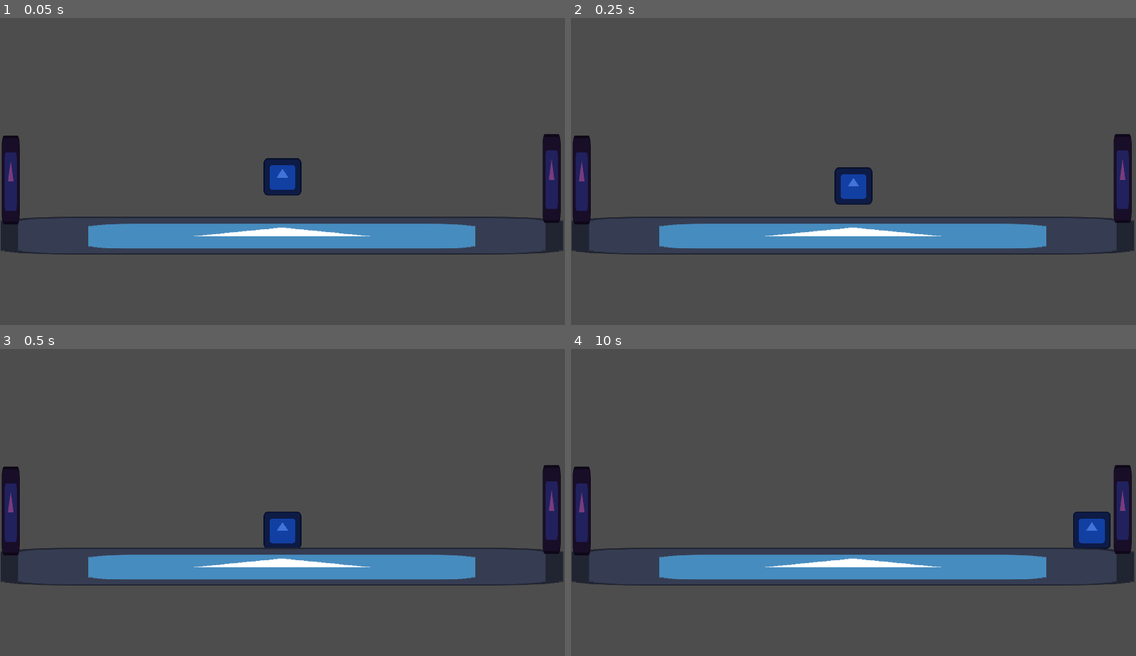
Above: before the commit, frames 1-4 (two rows, left to right).
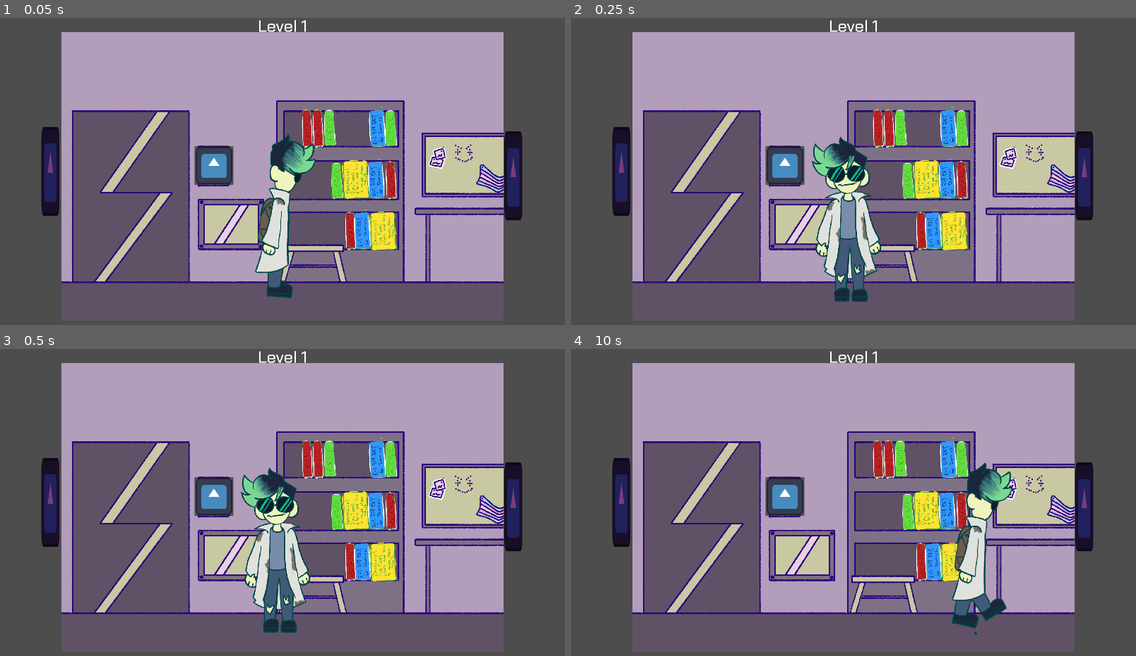
Above: after the commit, the same moments.

Repository: JayDMil/Palindrome-Peril
Game: Godot game, scene res://scenes/levels/level_1.tscn
The game is run twice, just before and just after one commit, with the same random seed, the same clock (stepped at 60 frames per second) and the same inputs. The engine's default icon, where the game draws it, is replaced by a stand-in: a white triangle on a blue panel in a dark square.
Inputs (mouse positions are in pixels of both pictures, inside the frame that each line leads up to):
- Up to frame 1 (0.05 s): no input
- Up to frame 2 (0.25 s): no input
- Up to frame 3 (0.5 s): no input
- Up to frame 4 (10 s): click (1006, 490) at 0.52 s; tap Enter at 1.25 s; hold Right (walk_right) 1.28-2.78 s; hold Left (walk_left) 2.78-3.53 s; hold Right (walk_right) 3.53-5.03 s; tap Escape (pause) at 4.9 s; hold Left (walk_left) 5.03-5.78 s; hold Right (walk_right) 5.78-6.53 s; hold Left (walk_left) 6.53-8.03 s; hold Right (walk_right) from 8.03 s (still down)

The runs differ from the first frame. In frame 1, 78% of the frame differs, in the area x 0-100%, y 0-99%; in frame 2, 78%; in frame 3, 78%; in frame 4, 78%.

Commit message:
level 1 done!

Diff:
--- a/project.godot
+++ b/project.godot
@@ -14,6 +14,10 @@
 run/main_scene="res://scenes/levels/level_1.tscn"
 config/features=PackedStringArray("4.2", "Forward Plus")
 config/icon="res://icon.svg"
+
+[autoload]
+
+NextLevel_Script="*res://scripts/next_level.gd"
 
 [display]
 
@@ -41,6 +45,12 @@
 , Object(InputEventKey,"resource_local_to_scene":false,"resource_name":"","device":-1,"window_id":0,"alt_pressed":false,"shift_pressed":false,"ctrl_pressed":false,"meta_pressed":false,"pressed":false,"keycode":0,"physical_keycode":80,"key_label":0,"unicode":112,"echo":false,"script":null)
 ]
 }
+back={
+"deadzone": 0.5,
+"events": [Object(InputEventKey,"resource_local_to_scene":false,"resource_name":"","device":-1,"window_id":0,"alt_pressed":false,"shift_pressed":false,"ctrl_pressed":false,"meta_pressed":false,"pressed":false,"keycode":0,"physical_keycode":4194308,"key_label":0,"unicode":0,"echo":false,"script":null)
+, Object(InputEventKey,"resource_local_to_scene":false,"resource_name":"","device":-1,"window_id":0,"alt_pressed":false,"shift_pressed":false,"ctrl_pressed":false,"meta_pressed":false,"pressed":false,"keycode":0,"physical_keycode":81,"key_label":0,"unicode":113,"echo":false,"script":null)
+]
+}
 
 [rendering]
 
--- /dev/null
+++ b/scenes/keypad.tscn
@@ -0,0 +1,70 @@
+[gd_scene load_steps=7 format=3 uid="uid://ct3sls5trfbsq"]
+
+[ext_resource type="Texture2D" uid="uid://cilekm3j54pah" path="res://icon.svg" id="1_1o861"]
+[ext_resource type="Script" path="res://scripts/keypad.gd" id="1_umcx6"]
+[ext_resource type="Texture2D" uid="uid://cc7uqeshlww4r" path="res://assets/art/GJ_placeholder_keypad_01.png" id="4_s0jxo"]
+[ext_resource type="FontFile" uid="uid://mshv4o72biio" path="res://assets/Font/ChakraPetch-MediumItalic.ttf" id="5_axvmy"]
+[ext_resource type="FontFile" uid="uid://y6ht53e6m174" path="res://assets/Font/ChakraPetch-SemiBoldItalic.ttf" id="6_d0cgi"]
+[ext_resource type="FontFile" uid="uid://ch2dudecawva1" path="res://assets/Font/ChakraPetch-Medium.ttf" id="7_86mmp"]
+
+[node name="Keypad" type="Control"]
+layout_mode = 3
+anchors_preset = 0
+script = ExtResource("1_umcx6")
+
+[node name="Button" type="Button" parent="."]
+layout_mode = 0
+offset_right = 8.0
+offset_bottom = 8.0
+icon = ExtResource("1_1o861")
+
+[node name="popup_panel" type="Control" parent="."]
+visible = false
+layout_mode = 3
+anchors_preset = 0
+offset_left = 82.0
+offset_top = 92.0
+offset_right = 122.0
+offset_bottom = 132.0
+
+[node name="Sprite2D" type="Sprite2D" parent="popup_panel"]
+z_index = 20
+scale = Vector2(0.423565, 0.423565)
+texture = ExtResource("4_s0jxo")
+
+[node name="Keycode" type="TextEdit" parent="popup_panel"]
+z_index = 20
+custom_minimum_size = Vector2(400, 60)
+layout_mode = 0
+offset_left = -221.0
+offset_top = 193.0
+offset_right = 179.0
+offset_bottom = 253.0
+theme_override_fonts/font = ExtResource("5_axvmy")
+theme_override_font_sizes/font_size = 36
+placeholder_text = "Keycode: "
+
+[node name="EnterButton" type="Button" parent="popup_panel"]
+z_index = 20
+layout_mode = 0
+offset_left = 183.0
+offset_top = 199.0
+offset_right = 272.0
+offset_bottom = 249.0
+theme_override_fonts/font = ExtResource("6_d0cgi")
+theme_override_font_sizes/font_size = 32
+text = "Enter"
+
+[node name="YesNo_label" type="Label" parent="popup_panel"]
+z_index = 20
+layout_mode = 0
+offset_left = -104.0
+offset_top = -236.0
+offset_right = 112.0
+offset_bottom = -194.0
+theme_override_fonts/font = ExtResource("7_86mmp")
+theme_override_font_sizes/font_size = 32
+text = "Enter Keycode:"
+
+[connection signal="pressed" from="Button" to="." method="_on_button_pressed"]
+[connection signal="pressed" from="popup_panel/EnterButton" to="." method="_on_enter_button_pressed"]
--- /dev/null
+++ b/scenes/level_basics.tscn
@@ -0,0 +1,29 @@
+[gd_scene load_steps=4 format=3 uid="uid://vvvewgaanhnq"]
+
+[ext_resource type="Texture2D" uid="uid://dy1qe3w4hvnh" path="res://assets/art/GJ_placeholder_bg_01.png" id="1_46kkt"]
+[ext_resource type="PackedScene" uid="uid://0mb4o8vqfcvj" path="res://scenes/next_level.tscn" id="3_pmbej"]
+
+[sub_resource type="WorldBoundaryShape2D" id="WorldBoundaryShape2D_cp1qh"]
+distance = -564.0
+
+[node name="Level Basics" type="Node2D"]
+
+[node name="Background" type="Sprite2D" parent="."]
+light_mask = 0
+scale = Vector2(0.750746, 0.751751)
+texture = ExtResource("1_46kkt")
+
+[node name="ground" type="StaticBody2D" parent="."]
+position = Vector2(0, -119)
+
+[node name="CollisionShape2D" type="CollisionShape2D" parent="ground"]
+position = Vector2(0, -18)
+shape = SubResource("WorldBoundaryShape2D_cp1qh")
+
+[node name="Next Level" parent="." instance=ExtResource("3_pmbej")]
+position = Vector2(-786, -24)
+
+[node name="Next Level2" parent="." instance=ExtResource("3_pmbej")]
+position = Vector2(787, -8)
+
+[node name="Camera2D" type="Camera2D" parent="."]
--- a/scenes/levels/level_1.tscn
+++ b/scenes/levels/level_1.tscn
@@ -1,31 +1,109 @@
-[gd_scene load_steps=5 format=3 uid="uid://4if27ivaw5k6"]
+[gd_scene load_steps=10 format=3 uid="uid://4if27ivaw5k6"]
 
+[ext_resource type="PackedScene" uid="uid://vvvewgaanhnq" path="res://scenes/level_basics.tscn" id="1_3tb64"]
 [ext_resource type="PackedScene" uid="uid://dgyuoupsgu1ut" path="res://scenes/player.tscn" id="1_cuy7i"]
-[ext_resource type="Texture2D" uid="uid://cilekm3j54pah" path="res://icon.svg" id="2_lu5bx"]
-[ext_resource type="PackedScene" uid="uid://0mb4o8vqfcvj" path="res://scenes/next_level.tscn" id="3_mynkk"]
-
-[sub_resource type="WorldBoundaryShape2D" id="WorldBoundaryShape2D_ve1xn"]
-distance = -145.0
+[ext_resource type="PackedScene" uid="uid://dutjmmi4jqeta" path="res://scenes/sticky_note.tscn" id="3_m0qaf"]
+[ext_resource type="FontFile" uid="uid://ch2dudecawva1" path="res://assets/Font/ChakraPetch-Medium.ttf" id="3_yjet1"]
+[ext_resource type="PackedScene" uid="uid://ct3sls5trfbsq" path="res://scenes/keypad.tscn" id="5_8frci"]
+[ext_resource type="Texture2D" uid="uid://bl4rqkdfmn1ty" path="res://assets/art/book2.png" id="6_ago4m"]
+[ext_resource type="Texture2D" uid="uid://xwj6l5los2v7" path="res://assets/art/book4.png" id="7_ybdwc"]
+[ext_resource type="Texture2D" uid="uid://cqgnpckfsgf3y" path="res://assets/art/book1.png" id="8_jjmob"]
+[ext_resource type="Texture2D" uid="uid://c3v834sq40le3" path="res://assets/art/book3.png" id="9_bry2r"]
 
 [node name="level_1" type="Node2D"]
 
-[node name="Camera2D" type="Camera2D" parent="."]
+[node name="Level Basics" parent="." instance=ExtResource("1_3tb64")]
 
 [node name="Player" parent="." instance=ExtResource("1_cuy7i")]
+visibility_layer = 2
+z_index = 1
+position = Vector2(-4, 137)
 
-[node name="StaticBody2D" type="StaticBody2D" parent="."]
-position = Vector2(-1, -8)
+[node name="sticky_note" parent="." instance=ExtResource("3_m0qaf")]
+offset_left = 492.0
+offset_top = -103.0
+offset_right = 492.0
+offset_bottom = -103.0
+scale = Vector2(0.690835, 0.690835)
 
-[node name="CollisionShape2D" type="CollisionShape2D" parent="StaticBody2D"]
-shape = SubResource("WorldBoundaryShape2D_ve1xn")
+[node name="Level Text" type="Label" parent="."]
+texture_repeat = 1
+anchors_preset = 5
+anchor_left = 0.5
+anchor_right = 0.5
+offset_left = -84.5
+offset_top = -549.0
+offset_right = 84.5
+offset_bottom = -475.0
+grow_horizontal = 2
+theme_override_fonts/font = ExtResource("3_yjet1")
+theme_override_font_sizes/font_size = 56
+text = "Level 1"
+horizontal_alignment = 1
+vertical_alignment = 1
 
-[node name="Sprite2D" type="Sprite2D" parent="StaticBody2D"]
-position = Vector2(-1.00001, 210)
-scale = Vector2(14.9375, 1)
-texture = ExtResource("2_lu5bx")
+[node name="Keypad" parent="." instance=ExtResource("5_8frci")]
+offset_left = -299.0
+offset_top = -103.0
+offset_right = -299.0
+offset_bottom = -103.0
+scale = Vector2(0.971713, 0.971713)
 
-[node name="Next Level Left" parent="." instance=ExtResource("3_mynkk")]
-position = Vector2(-921, 6)
+[node name="Node2D" type="Node2D" parent="."]
+position = Vector2(114, -172)
+scale = Vector2(0.121064, 0.125239)
 
-[node name="Next Level Right" parent="." instance=ExtResource("3_mynkk")]
-position = Vector2(917, 0)
+[node name="RedBook" type="Sprite2D" parent="Node2D"]
+texture = ExtResource("6_ago4m")
+
+[node name="RedBook4" type="Sprite2D" parent="Node2D"]
+position = Vector2(908.607, 2786.67)
+texture = ExtResource("6_ago4m")
+
+[node name="RedBook3" type="Sprite2D" parent="Node2D"]
+position = Vector2(-305.623, 0)
+texture = ExtResource("6_ago4m")
+
+[node name="RedBook2" type="Sprite2D" parent="Node2D"]
+position = Vector2(2048.5, 1405.31)
+texture = ExtResource("6_ago4m")
+
+[node name="YellowBook" type="Sprite2D" parent="Node2D"]
+position = Vector2(1040.77, 1453.22)
+scale = Vector2(0.999987, 0.966654)
+texture = ExtResource("7_ybdwc")
+
+[node name="YellowBook2" type="Sprite2D" parent="Node2D"]
+position = Vector2(1808.95, 2858.53)
+scale = Vector2(0.999987, 0.966654)
+texture = ExtResource("7_ybdwc")
+
+[node name="GreenBook" type="Sprite2D" parent="Node2D"]
+position = Vector2(561.685, 1493.15)
+scale = Vector2(0.879751, 0.850426)
+texture = ExtResource("8_jjmob")
+
+[node name="GreenBook2" type="Sprite2D" parent="Node2D"]
+position = Vector2(355.183, 47.9084)
+scale = Vector2(0.879751, 0.850426)
+texture = ExtResource("8_jjmob")
+
+[node name="GreenBook3" type="Sprite2D" parent="Node2D"]
+position = Vector2(2073.28, 63.8781)
+scale = Vector2(0.879751, 0.850426)
+texture = ExtResource("8_jjmob")
+
+[node name="BlueBook" type="Sprite2D" parent="Node2D"]
+position = Vector2(1652.01, 1421.28)
+scale = Vector2(1.0162, 0.982331)
+texture = ExtResource("9_bry2r")
+
+[node name="BlueBook3" type="Sprite2D" parent="Node2D"]
+position = Vector2(1263.79, 2802.64)
+scale = Vector2(1.0162, 0.982331)
+texture = ExtResource("9_bry2r")
+
+[node name="BlueBook2" type="Sprite2D" parent="Node2D"]
+position = Vector2(1685.05, 15.9695)
+scale = Vector2(1.0162, 0.982331)
+texture = ExtResource("9_bry2r")
--- a/scenes/levels/level_2.tscn
+++ b/scenes/levels/level_2.tscn
@@ -1,19 +1,28 @@
-[gd_scene load_steps=3 format=3 uid="uid://dchx54jty5nd"]
+[gd_scene load_steps=4 format=3 uid="uid://dchx54jty5nd"]
 
-[ext_resource type="Texture2D" uid="uid://cilekm3j54pah" path="res://icon.svg" id="1_4dyln"]
-
-[sub_resource type="WorldBoundaryShape2D" id="WorldBoundaryShape2D_wcra2"]
-distance = -145.0
+[ext_resource type="PackedScene" uid="uid://vvvewgaanhnq" path="res://scenes/level_basics.tscn" id="1_o4b18"]
+[ext_resource type="PackedScene" uid="uid://dgyuoupsgu1ut" path="res://scenes/player.tscn" id="2_8kbs2"]
+[ext_resource type="FontFile" uid="uid://ch2dudecawva1" path="res://assets/Font/ChakraPetch-Medium.ttf" id="3_yxovi"]
 
 [node name="level_2" type="Node2D"]
 
-[node name="StaticBody2D" type="StaticBody2D" parent="."]
-position = Vector2(-1, -8)
+[node name="Level Basics" parent="." instance=ExtResource("1_o4b18")]
 
-[node name="CollisionShape2D" type="CollisionShape2D" parent="StaticBody2D"]
-shape = SubResource("WorldBoundaryShape2D_wcra2")
+[node name="Player" parent="." instance=ExtResource("2_8kbs2")]
+position = Vector2(-4, 137)
 
-[node name="Sprite2D" type="Sprite2D" parent="StaticBody2D"]
-position = Vector2(-1.00001, 210)
-scale = Vector2(14.9375, 1)
-texture = ExtResource("1_4dyln")
+[node name="Level Text" type="Label" parent="."]
+texture_repeat = 1
+anchors_preset = 5
+anchor_left = 0.5
+anchor_right = 0.5
+offset_left = -84.5
+offset_top = -549.0
+offset_right = 84.5
+offset_bottom = -475.0
+grow_horizontal = 2
+theme_override_fonts/font = ExtResource("3_yxovi")
+theme_override_font_sizes/font_size = 56
+text = "Level 1...?"
+horizontal_alignment = 1
+vertical_alignment = 1
--- a/scenes/next_level.tscn
+++ b/scenes/next_level.tscn
@@ -3,15 +3,21 @@
 [ext_resource type="Script" path="res://scripts/next_level.gd" id="1_l6udf"]
 [ext_resource type="Texture2D" uid="uid://cilekm3j54pah" path="res://icon.svg" id="2_tsjvd"]
 
-[sub_resource type="RectangleShape2D" id="RectangleShape2D_bu2x3"]
-size = Vector2(72, 302)
+[sub_resource type="RectangleShape2D" id="RectangleShape2D_ae3mo"]
+size = Vector2(1181, 10.5)
 
 [node name="Next Level" type="Area2D"]
 script = ExtResource("1_l6udf")
 
 [node name="CollisionShape2D" type="CollisionShape2D" parent="."]
-position = Vector2(-2, 5)
-shape = SubResource("RectangleShape2D_bu2x3")
+position = Vector2(35.75, 31.5)
+rotation = 1.5708
+shape = SubResource("RectangleShape2D_ae3mo")
+
+[node name="CollisionShape2D2" type="CollisionShape2D" parent="."]
+position = Vector2(-40, 31.5)
+rotation = 1.5708
+shape = SubResource("RectangleShape2D_ae3mo")
 
 [node name="Sprite2D" type="Sprite2D" parent="."]
 modulate = Color(0.470588, 0.235294, 0.486275, 1)
--- a/scenes/pause_menu.tscn
+++ b/scenes/pause_menu.tscn
@@ -1,9 +1,61 @@
-[gd_scene format=3 uid="uid://dg4w8ky3tmhj4"]
+[gd_scene load_steps=4 format=3 uid="uid://duw5as6jjuxs8"]
 
-[node name="Pause Menu" type="Control"]
+[ext_resource type="FontFile" uid="uid://dp2x6fhks2lvv" path="res://assets/Font/ChakraPetch-SemiBold.ttf" id="1_hblyv"]
+[ext_resource type="Script" path="res://scripts/pause_menu.gd" id="1_y4fhf"]
+[ext_resource type="FontFile" uid="uid://ch2dudecawva1" path="res://assets/Font/ChakraPetch-Medium.ttf" id="2_jv7tq"]
+
+[node name="pause_menu" type="Control"]
 layout_mode = 3
 anchors_preset = 15
 anchor_right = 1.0
 anchor_bottom = 1.0
 grow_horizontal = 2
 grow_vertical = 2
+script = ExtResource("1_y4fhf")
+
+[node name="ColorRect" type="ColorRect" parent="."]
+z_index = 20
+layout_mode = 0
+offset_right = 2000.0
+offset_bottom = 1300.0
+color = Color(0.882353, 0.439216, 0.894118, 0.372549)
+
+[node name="PanelContainer" type="PanelContainer" parent="."]
+z_index = 21
+layout_mode = 2
+offset_left = 819.0
+offset_top = 497.0
+offset_right = 1113.0
+offset_bottom = 692.0
+grow_horizontal = 2
+grow_vertical = 2
+
+[node name="VBoxContainer" type="VBoxContainer" parent="PanelContainer"]
+z_index = 21
+layout_mode = 2
+
+[node name="PauseLabel" type="Label" parent="PanelContainer/VBoxContainer"]
+z_index = 21
+layout_mode = 2
+theme_override_fonts/font = ExtResource("1_hblyv")
+theme_override_font_sizes/font_size = 46
+text = "Game Paused"
+
+[node name="ResumeButton" type="Button" parent="PanelContainer/VBoxContainer"]
+z_index = 21
+layout_mode = 2
+theme_override_fonts/font = ExtResource("2_jv7tq")
+theme_override_font_sizes/font_size = 42
+text = "Resume"
+icon_alignment = 1
+
+[node name="QuitButton" type="Button" parent="PanelContainer/VBoxContainer"]
+z_index = 21
+layout_mode = 2
+theme_override_fonts/font = ExtResource("2_jv7tq")
+theme_override_font_sizes/font_size = 42
+text = "Quit"
+icon_alignment = 1
+
+[connection signal="pressed" from="PanelContainer/VBoxContainer/ResumeButton" to="." method="_on_resume_button_pressed"]
+[connection signal="pressed" from="PanelContainer/VBoxContainer/QuitButton" to="." method="_on_quit_button_pressed"]
--- a/scenes/player.tscn
+++ b/scenes/player.tscn
@@ -1,25 +1,52 @@
-[gd_scene load_steps=8 format=3 uid="uid://dgyuoupsgu1ut"]
+[gd_scene load_steps=14 format=3 uid="uid://dgyuoupsgu1ut"]
 
 [ext_resource type="Script" path="res://scripts/player.gd" id="1_or4jq"]
-[ext_resource type="Texture2D" uid="uid://cilekm3j54pah" path="res://icon.svg" id="2_x5oye"]
+[ext_resource type="Texture2D" uid="uid://bi78l8opigljp" path="res://assets/art/VilSpriteSheet.png" id="2_f24na"]
 
-[sub_resource type="AtlasTexture" id="AtlasTexture_m700n"]
-atlas = ExtResource("2_x5oye")
-region = Rect2(0, 0, 128, 128)
+[sub_resource type="RectangleShape2D" id="RectangleShape2D_fwomb"]
+size = Vector2(172, 553)
 
-[sub_resource type="AtlasTexture" id="AtlasTexture_sb6fs"]
-atlas = ExtResource("2_x5oye")
-region = Rect2(0, 0, 128, 128)
+[sub_resource type="AtlasTexture" id="AtlasTexture_w46q1"]
+atlas = ExtResource("2_f24na")
+region = Rect2(900, 662, 450, 662)
 
-[sub_resource type="AtlasTexture" id="AtlasTexture_6o7e0"]
-atlas = ExtResource("2_x5oye")
-region = Rect2(0, 0, 128, 128)
+[sub_resource type="AtlasTexture" id="AtlasTexture_tym4y"]
+atlas = ExtResource("2_f24na")
+region = Rect2(0, 1986, 450, 662)
+
+[sub_resource type="AtlasTexture" id="AtlasTexture_cmk0w"]
+atlas = ExtResource("2_f24na")
+region = Rect2(450, 1986, 450, 662)
+
+[sub_resource type="AtlasTexture" id="AtlasTexture_lbmvg"]
+atlas = ExtResource("2_f24na")
+region = Rect2(900, 1986, 450, 662)
+
+[sub_resource type="AtlasTexture" id="AtlasTexture_17jcy"]
+atlas = ExtResource("2_f24na")
+region = Rect2(1350, 1986, 450, 662)
+
+[sub_resource type="AtlasTexture" id="AtlasTexture_84aik"]
+atlas = ExtResource("2_f24na")
+region = Rect2(0, 1336, 450, 668)
+
+[sub_resource type="AtlasTexture" id="AtlasTexture_k7y13"]
+atlas = ExtResource("2_f24na")
+region = Rect2(450, 1336, 450, 668)
+
+[sub_resource type="AtlasTexture" id="AtlasTexture_yij78"]
+atlas = ExtResource("2_f24na")
+region = Rect2(900, 1336, 450, 668)
+
+[sub_resource type="AtlasTexture" id="AtlasTexture_oxoka"]
+atlas = ExtResource("2_f24na")
+region = Rect2(1350, 1336, 450, 668)
 
 [sub_resource type="SpriteFrames" id="SpriteFrames_nn0ck"]
 animations = [{
 "frames": [{
 "duration": 1.0,
-"texture": SubResource("AtlasTexture_m700n")
+"texture": SubResource("AtlasTexture_w46q1")
 }],
 "loop": true,
 "name": &"idle",
@@ -27,7 +54,16 @@
 }, {
 "frames": [{
 "duration": 1.0,
-"texture": SubResource("AtlasTexture_sb6fs")
+"texture": SubResource("AtlasTexture_tym4y")
+}, {
+"duration": 1.0,
+"texture": SubResource("AtlasTexture_cmk0w")
+}, {
+"duration": 1.0,
+"texture": SubResource("AtlasTexture_lbmvg")
+}, {
+"duration": 1.0,
+"texture": SubResource("AtlasTexture_17jcy")
 }],
 "loop": true,
 "name": &"left",
@@ -35,24 +71,33 @@
 }, {
 "frames": [{
 "duration": 1.0,
-"texture": SubResource("AtlasTexture_6o7e0")
+"texture": SubResource("AtlasTexture_84aik")
+}, {
+"duration": 1.0,
+"texture": SubResource("AtlasTexture_k7y13")
+}, {
+"duration": 1.0,
+"texture": SubResource("AtlasTexture_yij78")
+}, {
+"duration": 1.0,
+"texture": SubResource("AtlasTexture_oxoka")
 }],
 "loop": true,
 "name": &"right",
-"speed": 5.0
+"speed": 6.0
 }]
-
-[sub_resource type="RectangleShape2D" id="RectangleShape2D_fwomb"]
-size = Vector2(122, 120)
 
 [node name="Player" type="CharacterBody2D" groups=["Player"]]
 script = ExtResource("1_or4jq")
 
+[node name="CollisionShape2D" type="CollisionShape2D" parent="."]
+position = Vector2(15, 9.5)
+shape = SubResource("RectangleShape2D_fwomb")
+
 [node name="AnimatedSprite2D" type="AnimatedSprite2D" parent="."]
-modulate = Color(0.258824, 0.45098, 0.847059, 1)
+light_mask = 2
+visibility_layer = 2
+scale = Vector2(0.873042, 0.873042)
 sprite_frames = SubResource("SpriteFrames_nn0ck")
-animation = &"left"
-
-[node name="CollisionShape2D" type="CollisionShape2D" parent="."]
-position = Vector2(-2, -1)
-shape = SubResource("RectangleShape2D_fwomb")
+animation = &"right"
+frame_progress = 0.00794875
--- /dev/null
+++ b/scenes/sticky_note.tscn
@@ -0,0 +1,43 @@
+[gd_scene load_steps=7 format=3 uid="uid://dutjmmi4jqeta"]
+
+[ext_resource type="Script" path="res://scripts/Interactable.gd" id="1_gh5hl"]
+[ext_resource type="Texture2D" uid="uid://camew5ngn03ts" path="res://assets/art/GJ_placeholder_postit_button_01.png" id="2_4r2ui"]
+[ext_resource type="Texture2D" uid="uid://d2ubvohv34c78" path="res://assets/art/GJ_placeholder_postit_01.png" id="3_at1r2"]
+
+[sub_resource type="StyleBoxEmpty" id="StyleBoxEmpty_qjfwo"]
+
+[sub_resource type="StyleBoxEmpty" id="StyleBoxEmpty_u2qf1"]
+
+[sub_resource type="StyleBoxEmpty" id="StyleBoxEmpty_3qig4"]
+
+[node name="sticky_note" type="Control"]
+layout_mode = 3
+anchors_preset = 0
+script = ExtResource("1_gh5hl")
+
+[node name="Button" type="Button" parent="."]
+layout_mode = 0
+offset_right = 8.0
+offset_bottom = 8.0
+theme_override_styles/normal = SubResource("StyleBoxEmpty_qjfwo")
+theme_override_styles/hover = SubResource("StyleBoxEmpty_u2qf1")
+theme_override_styles/pressed = SubResource("StyleBoxEmpty_3qig4")
+icon = ExtResource("2_4r2ui")
+icon_alignment = 1
+
+[node name="popup_panel" type="Control" parent="."]
+visible = false
+layout_mode = 3
+anchors_preset = 0
+offset_left = -148.346
+offset_top = 100.267
+offset_right = -108.346
+offset_bottom = 140.267
+
+[node name="Sprite2D" type="Sprite2D" parent="popup_panel"]
+z_index = 20
+position = Vector2(-31.6539, -35.2673)
+scale = Vector2(0.386023, 0.38334)
+texture = ExtResource("3_at1r2")
+
+[connection signal="pressed" from="Button" to="." method="_on_button_pressed"]
--- /dev/null
+++ b/scripts/Interactable.gd
@@ -0,0 +1,19 @@
+extends Control
+
+@onready var popup = $popup_panel
+
+var popup_hidden = true
+
+func _on_button_pressed():
+	if popup_hidden == true:
+		popup.show()
+		popup_hidden = false
+	else:
+		popup.hide()
+		popup_hidden = true
+
+
+func _process(delta):
+	if Input.is_action_just_pressed("back") and popup_hidden == false:
+		popup.hide()
+		popup_hidden = true
--- /dev/null
+++ b/scripts/keypad.gd
@@ -0,0 +1,31 @@
+extends Control
+
+var popup_hidden = true
+
+@onready var popup = $popup_panel
+@onready var yesno_label = $popup_panel/YesNo_label
+#const NextLevel = preload("res://scripts/next_level.gd")
+
+func _on_button_pressed():
+	if popup_hidden == true:
+		popup.show()
+		popup_hidden = false
+	else:
+		popup.hide()
+		popup_hidden = true
+
+
+func _process(delta):
+	if Input.is_action_just_pressed("back") and popup_hidden == false:
+		popup.hide()
+		popup_hidden = true
+
+
+func _on_enter_button_pressed():
+	if $popup_panel/Keycode.text == "1234":
+		yesno_label.text = "Password Correct! Unlocking door..."
+		NextLevel_Script.unlocked = true
+		print(NextLevel_Script.unlocked)
+		#NextLevel.level_beat()
+	else:
+		yesno_label.text = "Incorrect Password."
--- a/scripts/next_level.gd
+++ b/scripts/next_level.gd
@@ -1,11 +1,24 @@
 extends Area2D
 
+var unlocked = true
+
+func _ready():
+	var unlocked = false
+
 func _on_body_entered(body):
-	if body.is_in_group("Player"):
+	if body.is_in_group("Player") and unlocked == true:
 		var current_scene_file = get_tree().current_scene.scene_file_path
 		var next_level_number = current_scene_file.to_int() + 1
 		print(next_level_number)
 
-		var next_level_path = "res://levels/level_" + str(next_level_number) + ".tscn"
+		var next_level_path = "res://scenes/levels/level_" + str(next_level_number) + ".tscn"
 		print(next_level_path)
 		get_tree().change_scene_to_file(next_level_path)
+	else:
+		print("the door is locked.")
+
+func level_beat():
+	if unlocked == false:
+		unlocked = true
+	else:
+		return
--- /dev/null
+++ b/scripts/password.gd
@@ -0,0 +1,12 @@
+extends Control
+
+
+@onready var yesno_label = $popup_panel/YesNo_label
+const NEXT_LEVEL = preload("res://scenes/next_level.tscn")
+
+func _on_enter_button_pressed():
+	if $popup_panel/Keycode.text == "1234":
+		yesno_label.text = "Password Correct! Unlocking door..."
+		NEXT_LEVEL.level_beat()
+	else:
+		yesno_label.text = "Incorrect Password."
--- /dev/null
+++ b/scripts/pause_menu.gd
@@ -0,0 +1,35 @@
+extends Control
+
+var is_paused = false
+@onready var pause_menu = $"."
+
+# Called every frame. 'delta' is the elapsed time since the previous frame.
+func _process(delta):
+	if (Input.is_action_just_pressed("pause")) and (is_paused == false):
+		print(is_paused)
+		pausegame()
+	elif (Input.is_action_just_pressed("pause")) and (is_paused == true):
+		print(is_paused)
+		resumegame()
+
+
+func _on_resume_button_pressed():
+	resumegame()
+
+
+func _on_quit_button_pressed():
+	get_tree().quit()
+
+
+func pausegame():
+	print("paused")
+	get_tree().paused = true
+	is_paused = true
+	pause_menu.show()
+
+
+func resumegame():
+	print("resumed")
+	get_tree().paused = false
+	is_paused = false
+	pause_menu.hide()
--- a/scripts/player.gd
+++ b/scripts/player.gd
@@ -1,6 +1,6 @@
 extends CharacterBody2D
 
-const SPEED = 300
+const SPEED = 170
 @onready var animated_sprite = $AnimatedSprite2D
 
 # Get the gravity from the project settings to be synced with RigidBody nodes.
Binary file added: assets/Font/ChakraPetch-Bold.ttf
Not shown, added: assets/Font/ChakraPetch-Bold.ttf.import
Binary file added: assets/Font/ChakraPetch-BoldItalic.ttf
Not shown, added: assets/Font/ChakraPetch-BoldItalic.ttf.import
Binary file added: assets/Font/ChakraPetch-Italic.ttf
Not shown, added: assets/Font/ChakraPetch-Italic.ttf.import
Binary file added: assets/Font/ChakraPetch-Light.ttf
Not shown, added: assets/Font/ChakraPetch-Light.ttf.import
Binary file added: assets/Font/ChakraPetch-LightItalic.ttf
Not shown, added: assets/Font/ChakraPetch-LightItalic.ttf.import
Binary file added: assets/Font/ChakraPetch-Medium.ttf
Not shown, added: assets/Font/ChakraPetch-Medium.ttf.import
(and 29 more such lines)
